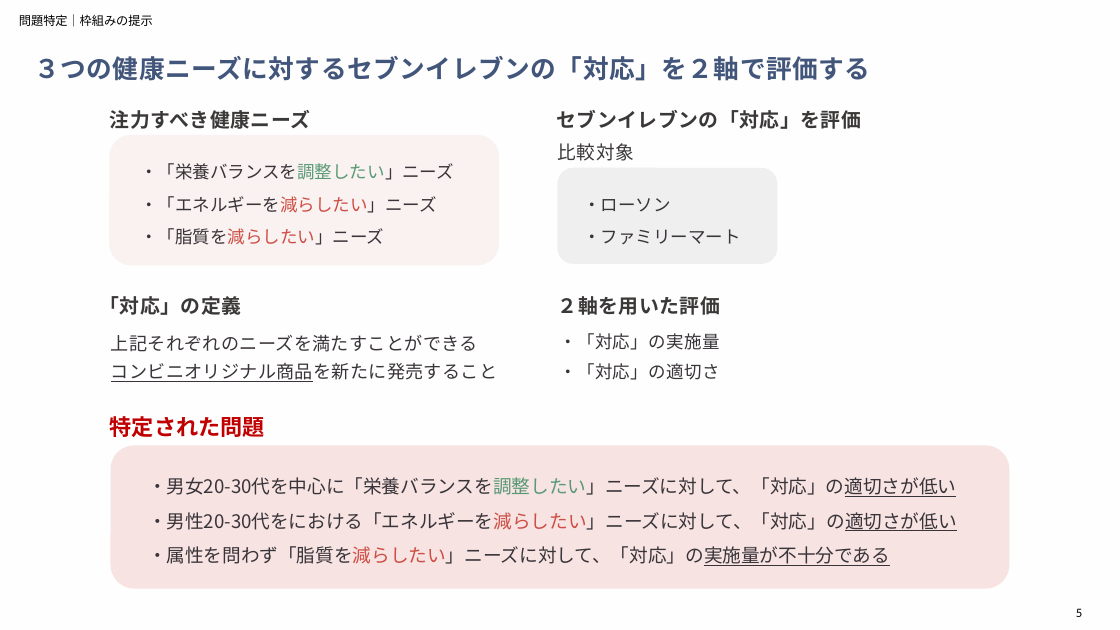
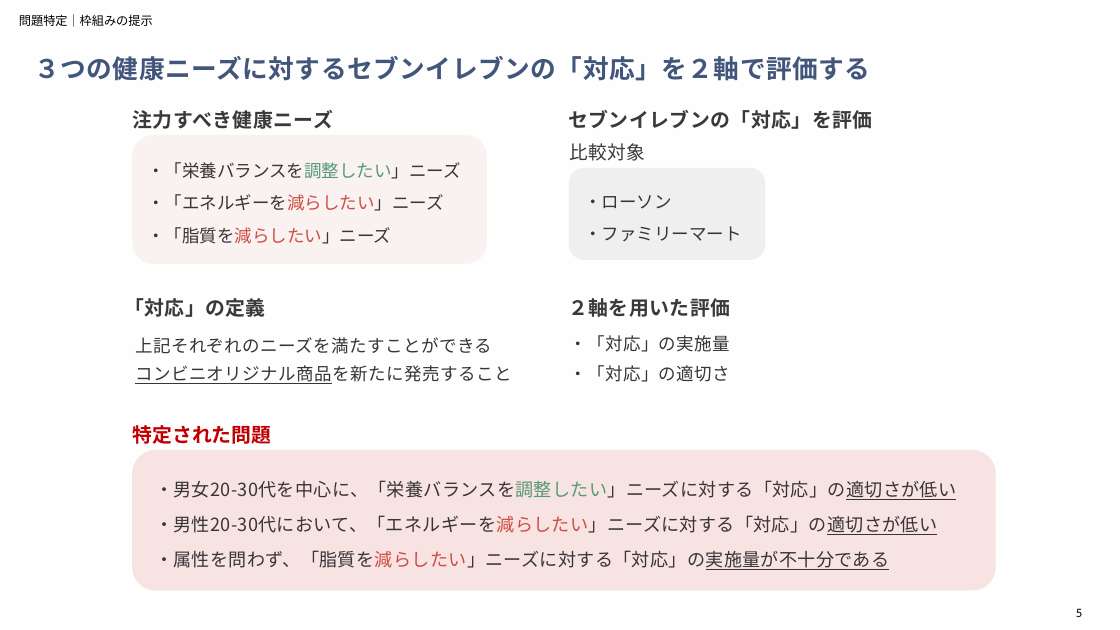
Before and after one commit to aoiseki0415/Accenture_CEO, a slide deck: slide 5 of 提出物一覧/アクセンチュア_最終報告（作成中）.pptx. Drawn at 1120x630 pixels with LibreOffice and Linux fonts; fonts in the diff are those of the drawing. Boxes give left, top, right and bottom in pixels: in the first picture for what was removed or moved away, otherwise in the second. Text is boxed around its words. In the diff, an @@ line names an element or a change of style, - is before the commit and + after.

```diff
--- a/提出物一覧/アクセンチュア_最終報告（作成中）.pptx
+++ b/提出物一覧/アクセンチュア_最終報告（作成中）.pptx
@@ text "注力すべき健康ニーズ" moved from (x1=110, y1=110, x2=310, y2=129) to (x1=133, y1=110, x2=333, y2=129) @@
@@ rounded rectangle resized from (x1=109, y1=135, x2=499, y2=266) to (x1=132, y1=135, x2=486, y2=265) @@
@@ text "・「栄養バランスを調整したい」ニーズ" moved from (x1=140, y1=163, x2=454, y2=245) to (x1=147, y1=162, x2=461, y2=244) @@
@@ rounded rectangle resized from (x1=557, y1=168, x2=777, y2=264) to (x1=569, y1=168, x2=765, y2=260) @@
@@ text "「対応」の定義" moved from (x1=100, y1=296, x2=242, y2=315) to (x1=124, y1=298, x2=266, y2=317) @@
@@ 5 texts moved together from (x1=557, y1=110, x2=861, y2=380) to (x1=568, y1=110, x2=872, y2=382) @@
@@ text "上記それぞれのニーズを満たすことができる" moved from (x1=111, y1=334, x2=497, y2=382) to (x1=135, y1=337, x2=512, y2=384) @@
@@ text "上記それぞれのニーズを満たすことができる" at (x1=135, y1=337, x2=512, y2=384): size 15.5 to 15 pt, letter spacing 0.3 to 0.4 pt @@
@@ text "特定された問題" moved from (x1=110, y1=416, x2=265, y2=437) to (x1=133, y1=425, x2=272, y2=444) @@
@@ text "特定された問題" at (x1=133, y1=425, x2=272, y2=444): size 19 to 17 pt @@
@@ rounded rectangle resized from (x1=111, y1=445, x2=1010, y2=588) to (x1=132, y1=450, x2=996, y2=591) @@
@@ text at (x1=155, y1=480, x2=956, y2=570): text changed; size 16 to 15.5 pt @@
-・男女20-30代を中心に「栄養バランスを調整したい」ニーズに対して、「対応」の適切さが低い
-・男性20-30代をにおける「エネルギーを減らしたい」ニーズに対して、「対応」の適切さが低い
-・属性を問わず「脂質を減らしたい」ニーズに対して、「対応」の実施量が不十分である
+・男女20-30代を中心に、「栄養バランスを調整したい」ニーズに対する「対応」の適切さが低い
+・男性20-30代において、「エネルギーを減らしたい」ニーズに対する「対応」の適切さが低い
+・属性を問わず、「脂質を減らしたい」ニーズに対する「対応」の実施量が不十分である
```
Also in this commit, not shown: 9 other slides changed.
